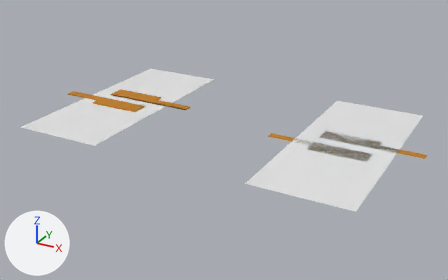
The Blender file blender-files/accordeon_onefold.blend, before and after one commit.
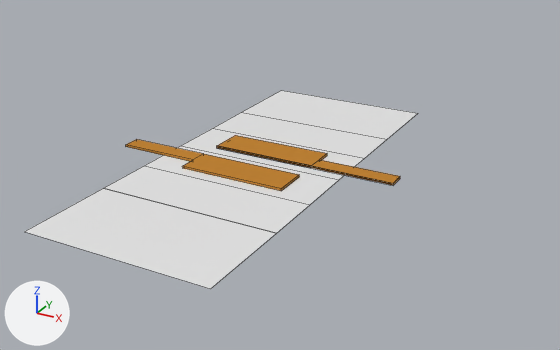
Old and new are each drawn whole from a 50 mm camera at (0.382, -0.322, 0.189) aimed at (0.159, 0.083, -0.014) and again close up from a 50 mm camera at (0.208, -0.162, 0.123) aimed at (0.067, 0.093, -0.005). Every picture has the same lights, and +X, +Y and +Z are marked at lower left. The close-ups show mesh edges as thin lines.

In view in the first close-up: ' plane5 w c2', 'conductor1', 'conductor2', 'plane1', 'plane2', 'plane4 w c1', 'plane6', 'plane7'.
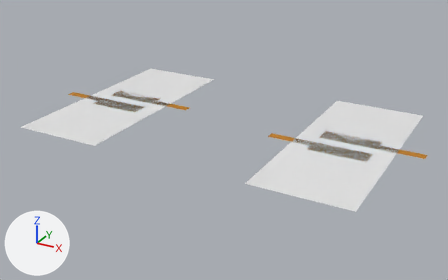
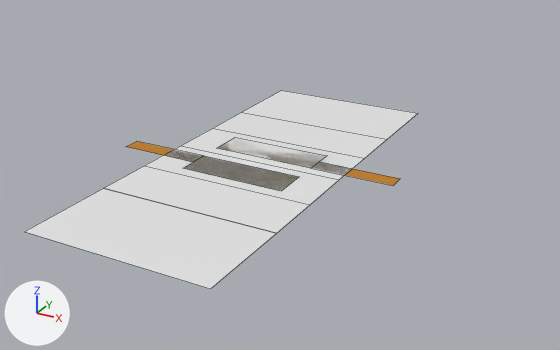
Pixel boxes [x1, y1, x2, y2] of what changed, in the close-ups (560 x 350 px):
'conductor1', reshaped: before [126, 139, 299, 191]; after [126, 141, 299, 191]
'conductor2', reshaped: before [217, 135, 400, 185]; after [218, 138, 400, 185]
part 1 of me_curve_011, deleted (orange): before [126, 139, 299, 191]
part 2 of me_curve_012, cut back (orange): before [217, 135, 400, 185]

The change in detail:
me_curve_011 is used by ob_conductor1; parent ob_plane4_w_c1; location (0.0465, 0.0787, 0.0); scale (1.25, 1.25, 1.25).
me_curve_011 had 16 vertices, 11 faces, 1 loose edge and spanned x -0.037..0.027, y -0.0068..0.0052, z 0.0..0.0008.
me_curve_011 now has 8 vertices, 2 faces and spans x -0.037..0.027, y -0.0068..0.0052, z 0.0.
Part 1, on me_curve_011:
8 vertices are removed from x -0.037..0.027, y -0.0068..0.0052, z 0.0008.
9 faces are deleted.
1 loose edge is deleted.
me_curve_012 is used by ob_conductor2; parent ob_plane5_w_c2; location (0.0817, 0.1, 0.0); scale (1.25, 1.25, 1.25).
me_curve_012 had 16 vertices, 12 faces, 1 loose edge and spanned x -0.0372..0.0268, y -0.004..0.008, z 0.0..0.0008.
me_curve_012 now has 8 vertices, 2 faces, 1 loose edge and spans x -0.0372..0.0268, y -0.004..0.008, z 0.0.
Part 2, on me_curve_012:
8 vertices are removed from x -0.0372..0.0268, y -0.004..0.008, z 0.0008.
10 faces are deleted.
1 loose edge is deleted.
1 loose edge is added.
